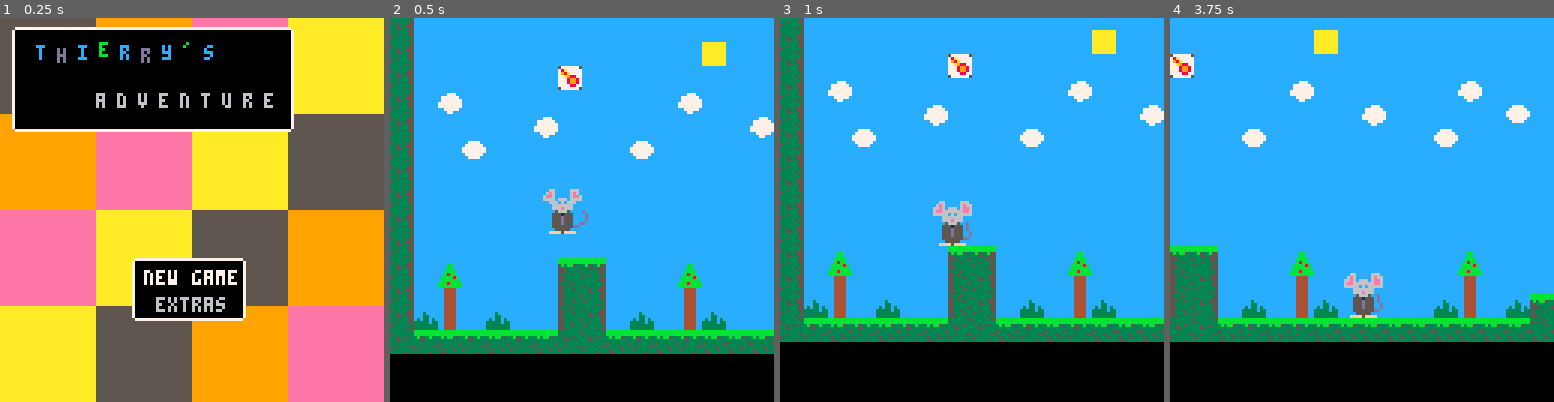
Above: before the commit, frames 1-4 (left to right).
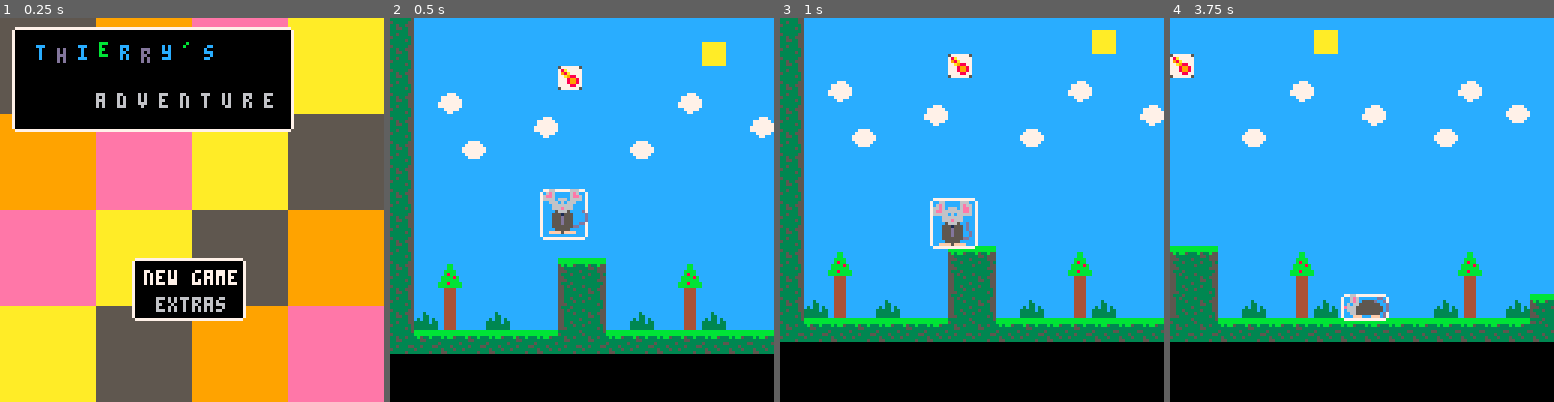
Above: after the commit, the same moments.

Repository: Theo-Fafet/ludum-dare-45
Game: PICO-8 cartridge ludum-dare-45.p8
Two runs of this game, one before a commit and one after it. Both use one fixed random seed, a clock stepped at 60 frames per second and the inputs below.
Inputs:
- Up to frame 1 (0.25 s): no input
- Up to frame 2 (0.5 s): tap X (X key) at 0.33 s
- Up to frame 3 (1 s): tap O (Z key) at 0.7 s
- Up to frame 4 (3.75 s): tap X (X key) at 1.07, 1.85, 2.97 s; hold Right 1.6-2.1 s; tap O (Z key) every 0.4 s from 1.7 to 3.7 s; hold Up 2.15-2.42 s; hold Right 2.47-3.03 s; hold Left 3.08-3.58 s; hold Down from 3.63 s (still down)

Frame 1 is identical in both runs. In frame 2, 0.3% of the frame differs, in the area x 39-52%, y 44-58%; in frame 3, 0.4%; in frame 4, 0.9%, in the area x 44-58%, y 66-79%.

Commit message:
stars and crouch

Diff:
--- a/ludum-dare-45.p8
+++ b/ludum-dare-45.p8
@@ -139,23 +139,21 @@
 
     function update_player()
 		player.speed.y += .5
+		if (player.ground and (btn(0) or btn(1) or (btn(3)))) then
+			player.crouch=true
+		else
+			player.crouch=false
+		end
+		if (player.crouch) then
+			player.box.t = player.box.b-8
+		else
+			player.box.t = player.box.b-16
+		end
 		if (btn(0)) then
-			player.crouch=player.crouch and col_map(player.box("down", 0b1,1))
-			if (player.crouch) then
-				player.box.t = player.box.b-8
-			else
-				player.box.t = player.box.b-16
-			end
 			player.flip=true
 			player.right=false
 			player.speed.x -= player.acc
 		elseif (btn(1)) then
-			player.crouch=player.crouch and col_map(player.box("down", 0b1,1))
-			if (player.crouch) then
-				player.box.t = player.box.b-8
-			else
-				player.box.t = player.box.b-16
-			end
 			player.flip=false
 			player.left=false
 			player.speed.x += player.acc
@@ -228,9 +226,10 @@
 
 	function draw_player()
 		local b = player.box
+		draw_box(b)
 		if (player.ground) then
-			if (abs(player.speed.x) >= 1 and not player.flip) then draw_anim(b.l, b.t, player.anim.move_right)
-			elseif (abs(player.speed.x) >= 1 and player.flip) then draw_anim(b.l, b.t, player.anim.move_left)
+			if (abs(player.speed.x) >= 1 and not player.flip) then draw_anim(b.l, b.t-8, player.anim.move_right)
+			elseif (abs(player.speed.x) >= 1 and player.flip) then draw_anim(b.l, b.t-8, player.anim.move_left)
 			elseif (player.crouch) then
 				if (player.flip) then draw_anim(b.l, b.t, player.anim.crouch_left)
 				else draw_anim(b.l, b.t, player.anim.crouch_right) end
@@ -410,7 +409,6 @@
 			pset(pc.x, pc.y,5)
 		end
 		pc.s.x*=1.1-p
-		if (pcl.simulated) pc.s = col_raycast(pc.x, pc.y, pc.s.x, pc.s.y, 0b11)
 		pc.x+=pc.s.x
 		pc.y+=pc.s.y
 		pc.lt-=1/30
@@ -445,8 +443,6 @@
 		local p = (pc.lt / pcl.lifetime)
 		circfill(pc.x, pc.y,2.5*p,8)
 		pc.s.y += 1
-		if (pcl.simulated) pc.s = col_raycast(pc.x, pc.y, pc.s.x, pc.s.y, 0b1)
-		if (abs(pc.s.y)<0.5) pc.s.x*=0.7
 		pc.x+=pc.s.x
 		pc.y+=pc.s.y
 		pc.lt-=1/30
@@ -455,6 +451,44 @@
 	if #pcl.pcs==0 then
 		pcl.timer=pcl.lifetime+1
 	end
+end
+
+function stars(pos, msg, simulated)
+	local pcl=create_raw_particles(pos.x, pos.y, 2, 100, draw_stars)
+	pcl.msg=msg
+	pcl.simulated=simulated
+	init_stars(pcl)
+end
+
+function init_stars(pcl)
+	pcl.pcs = {}
+	for i=1,pcl.npart,1 do
+		local a=rnd(1)
+		local pc = {
+			x=pcl.x, y=pcl.y,
+			s={x=cos(a)*2+(rnd(3)-1.5),	y=sin(a)*4-2},
+			lt=pcl.lifetime*(rnd(0.4)+1)
+		}
+		add(pcl.pcs, pc)
+	end
+end
+
+function draw_stars(pcl)
+	for pc in all(pcl.pcs) do
+		local p = (pc.lt / pcl.lifetime)
+		circfill(pc.x, pc.y, 1-p,10)
+		pc.s.x*=0.8
+		pc.s.y*=0.8
+		pc.x+=pc.s.x
+		pc.y+=pc.s.y
+		pc.lt-=1/30
+		if (pc.lt<=0) del(pcl.pcs, pc)
+	end
+	if #pcl.pcs==0 then
+		pcl.timer=pcl.lifetime+1
+	end
+	draw_clear_box(txt_box(pcl.msg, pcl.x-#pcl.msg*2, pcl.y-20), true)
+	print(pcl.msg, pcl.x-#pcl.msg*2, pcl.y-20)
 end
 
 function air_blow(x, y, sx, sy, n, simulated)
@@ -484,7 +518,6 @@
 		else pset(pc.x, pc.y,7) end
 		pc.s.x*=0.5
 		pc.s.y*=0.5
-		if (pcl.simulated) pc.s = col_raycast(pc.x, pc.y, pc.s.x, pc.s.y, 0b1)
 		pc.x+=pc.s.x
 		pc.y+=pc.s.y
 		pc.lt-=1/30
@@ -654,9 +687,14 @@
 		line(b.l+1,b.b,b.r-1,b.b,c)
 	end
 
-	function draw_clear_box(b)
-		clear_box(box_s2w(add_box(abs_box(1,1,-1,-1),b)))
-		draw_box(box_s2w(b))
+	function draw_clear_box(b, world)
+		if (not world) then
+			clear_box(box_s2w(add_box(abs_box(1,1,-1,-1),b)))
+			draw_box(box_s2w(b))
+		else
+			clear_box(add_box(abs_box(-1,-1,1,1),b))
+			draw_box(add_box(abs_box(-2,-2,2,2),b))
+		end
 	end
 
 	function box_w2s(b)
